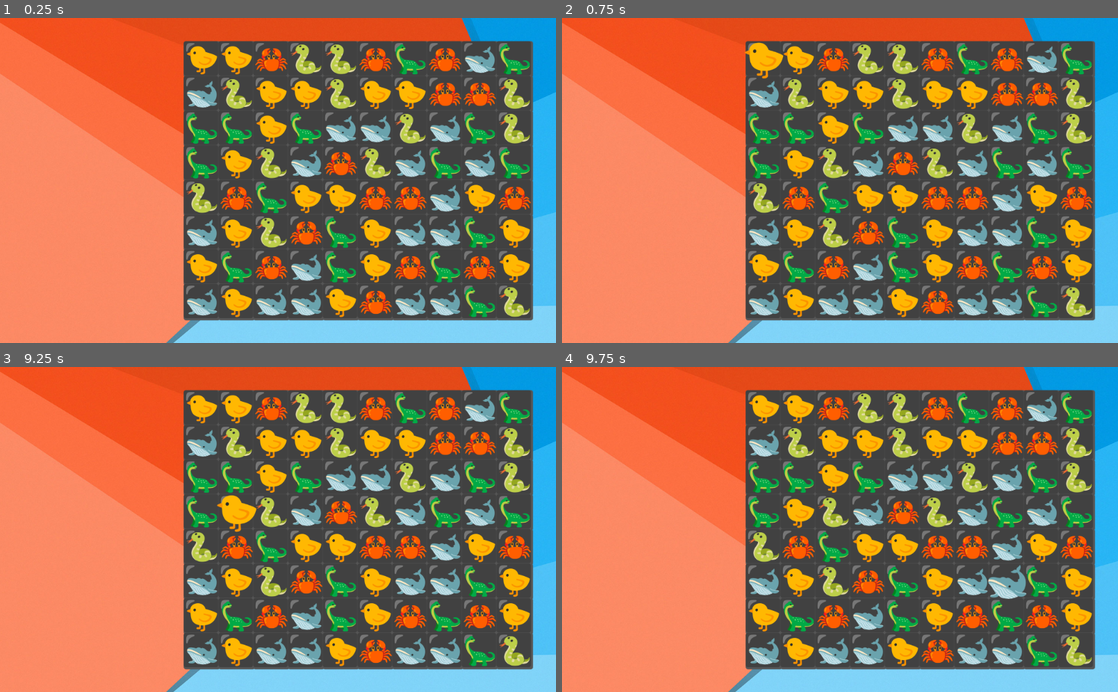
Above: before the commit, frames 1-4 (two rows, left to right).
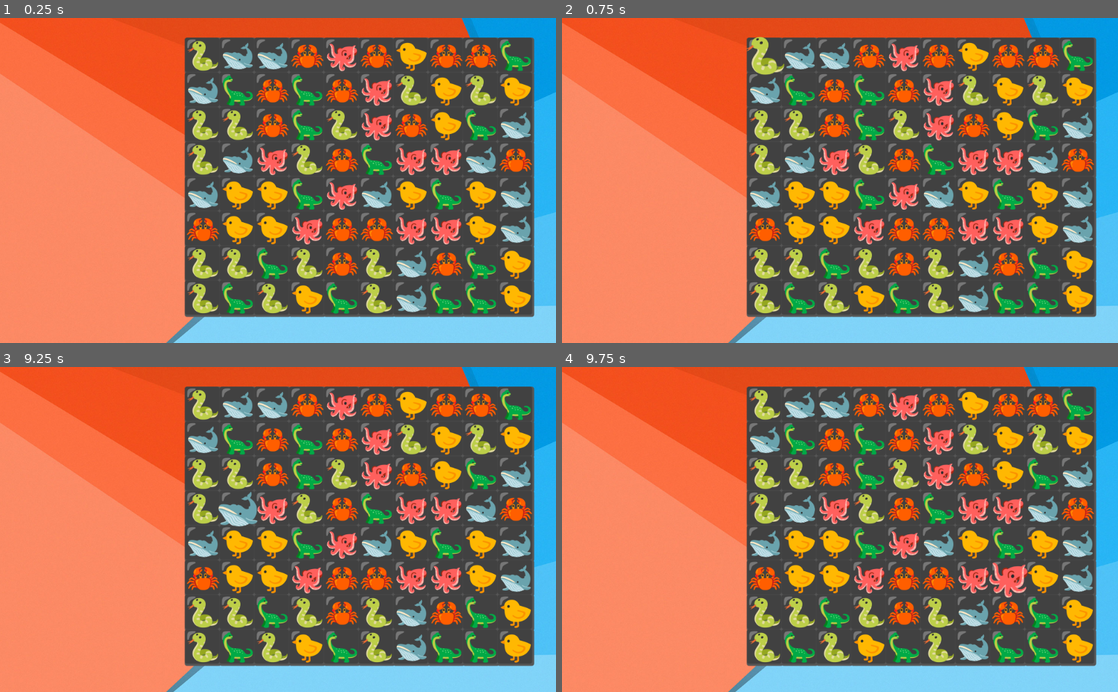
Above: after the commit, the same moments.

Repository: backwardspy/matchies
Game: Godot game, scene res://game.tscn
Two runs of this game, one before a commit and one after it. Both use one fixed random seed, a clock stepped at 60 frames per second and the inputs below.
Inputs (mouse positions are in pixels of both pictures, inside the frame that each line leads up to):
- Up to frame 1 (0.25 s): no input
- Up to frame 2 (0.75 s): tap Enter at 0.5 s; move the mouse to (762, 60) at 0.52 s; click (762, 60) at 0.6 s
- Up to frame 3 (9.25 s): tap Space at 1.25, 2.75, 4.25 s; move the mouse to (200, 441) at 1.27 s; click (200, 441) at 1.35 s; tap Enter at 2, 3.5 s; move the mouse to (200, 477) at 2.02 s; click (200, 477) at 2.1 s; move the mouse to (200, 513) at 2.77 s; click (200, 513) at 2.85 s; move the mouse to (200, 545) at 3.52 s; click (200, 545) at 3.6 s; move the mouse to (200, 581) at 4.27 s; click (200, 581) at 4.35 s; move the mouse to (200, 617) at 5.02 s; click (200, 617) at 5.1 s; move the mouse to (200, 649) at 5.77 s; click (200, 649) at 5.85 s; move the mouse to (239, 409) at 6.52 s; click (239, 409) at 6.6 s; move the mouse to (239, 441) at 7.27 s; click (239, 441) at 7.35 s; move the mouse to (239, 477) at 8.02 s; click (239, 477) at 8.1 s; move the mouse to (239, 513) at 8.77 s; click (239, 513) at 8.85 s
- Up to frame 4 (9.75 s): move the mouse to (1006, 578) at 9.52 s; click (1006, 578) at 9.6 s

The runs differ from the first frame. In frame 1, 30% of the frame differs, in the area x 33-97%, y 5-94%; in frame 2, 31%; in frame 3, 31%; in frame 4, 31%.

Commit message:
swapping, popping, and dropping

Diff:
--- a/matchies/audio_bus.tres
+++ b/matchies/audio_bus.tres
@@ -5,5 +5,5 @@
 bus/1/solo = false
 bus/1/mute = false
 bus/1/bypass_fx = false
-bus/1/volume_db = -11.9576
+bus/1/volume_db = 0.0
 bus/1/send = "Master"
--- a/matchies/board/board.gd
+++ b/matchies/board/board.gd
@@ -1,24 +1,132 @@
+class_name Board
 extends Node2D
 
+# Represents the game board, responsible for the grid of matchies.
+
+enum MatchDirection { LEFT, UP }
+
+const matchie_scene: PackedScene = preload("res://matchies/matchie.tscn")
+const tile_scene: PackedScene = preload("res://board/tile.tscn")
 
 export (int) var columns: int
 export (int) var rows: int
 export (int) var separation: int
 
-
-const matchie_scene: PackedScene = preload("res://matchies/matchie.tscn")
-const tile_scene: PackedScene = preload("res://board/tile.tscn")
-
+var matchie_grid := Array()
+var user_is_dragging := false
+var drag_start_pos := Vector2(-1, -1)
+var action_queue := Array()
 
 onready var tiles := $tiles
 onready var matchies := $matchies
-
-
-var matchie_grid := Array()
-
-
-func _ready():
+onready var block_timer := $block_timer
+
+class Match:
+	var start: Vector2
+	var length: int
+	var direction: int
+
+	func _init(start_: Vector2, length_: int, direction_: int) -> void:
+		self.start = start_
+		self.length = length_
+		self.direction = direction_
+
+func _ready() -> void:
 	randomize()
+	populate_grid()
+
+func _process(_delta: float) -> void:
+	# we ignore input while the block timer is running.
+	if block_timer.time_left <= 0:
+		handle_input()
+
+func handle_input() -> void:
+	# checks for mouse input and adjusts the board state accordingly
+
+	var pressed := Input.is_action_just_pressed("click")
+	var released := Input.is_action_just_released("click")
+	var mouse := get_viewport().get_mouse_position()
+	var in_bounds := is_in_bounds(mouse)
+
+	# out of bounds presses are ignored
+	if pressed and not in_bounds:
+		return
+
+	# any release cancels current drag
+	if user_is_dragging and released:
+		end_drag(Vector2(-1, -1))
+		return
+
+	var grid_pos := world_to_grid(mouse)
+
+	# in bounds presses start a drag
+	if not user_is_dragging and pressed and in_bounds:
+		start_drag(grid_pos)
+
+	# in bounds movement off drag tile ends a drag
+	if user_is_dragging and in_bounds and grid_pos != drag_start_pos:
+		# but only if it's not diagonal
+		if grid_pos.x == drag_start_pos.x or grid_pos.y == drag_start_pos.y:
+			end_drag(grid_pos)
+		else:
+			end_drag(Vector2(-1, -1))
+
+func start_drag(start_pos: Vector2) -> void:
+	# starts a drag action from a position on the grid
+
+	user_is_dragging = true
+	drag_start_pos = start_pos
+
+func end_drag(end_pos: Vector2) -> void:
+	# finishes a drag action on a grid position
+
+	if end_pos.x >= 0 and end_pos.y >= 0 and end_pos != drag_start_pos:
+		perform_swap(drag_start_pos, end_pos)
+
+	user_is_dragging = false
+	drag_start_pos = Vector2(-1, -1)
+
+func is_in_bounds(check: Vector2) -> bool:
+	# checks if the given world position is on the board
+
+	var width := columns * separation
+	var height := rows * separation
+	return (
+		check.x >= position.x and
+		check.y >= position.y and
+		check.x < position.x + width and
+		check.y < position.y + height
+	)
+
+func perform_swap(from: Vector2, to: Vector2) -> void:
+	# swaps two matchies and queues up a match check
+
+	if (
+		from.x < 0 or to.x < 0 or from.x >= columns or to.x >= columns or
+		from.y < 0 or to.y < 0 or from.y >= rows or to.y >= rows
+	):
+		return
+
+	var from_matchie: Matchie = matchie_grid[from.x][from.y]
+	var to_matchie: Matchie = matchie_grid[to.x][to.y]
+
+	matchie_grid[to.x][to.y] = from_matchie
+	matchie_grid[from.x][from.y] = to_matchie
+
+	if from_matchie:
+		from_matchie.move(grid_to_local(to))
+
+	if to_matchie:
+		to_matchie.move(grid_to_local(from))
+
+	UIAudio.get_node("swap").play()
+
+	# queue up a match check once the swap is mostly done
+	block_timer.start(Matchie.SWAP_ANIM_DURATION / 2)
+	action_queue.append("check_for_matches")
+
+func populate_grid() -> void:
+	# fills the board with random matchies
 
 	for i in columns:
 		matchie_grid.append(Array())
@@ -34,8 +142,9 @@
 				matchie.matchie_type = random_matchie_type()
 				attempts -= 1
 
-			# position the matchie and add it to the scene
-			matchie.position = grid_to_world(i, j)
+			# finalise the matchie node and add it to the scene
+			matchie.name = Matchie.MatchieType.keys()[matchie.matchie_type]
+			matchie.position = grid_to_local(Vector2(i, j))
 			matchies.add_child(matchie)
 
 			# add a corresponding background tile
@@ -43,42 +152,224 @@
 			tile.position = matchie.position
 			tiles.add_child(tile)
 
-
 func has_match_at_position(i: int, j: int) -> bool:
-	# we always search right to left, bottom to top as this allows us to find
-	# matches even while the board is being generated
-	var matchie_type: int = matchie_grid[i][j].matchie_type
-
-	if (
-		i >= 2 and
-		has_type_at_position(i - 1, j, matchie_type) and
-		has_type_at_position(i - 2, j, matchie_type)
-	):
-		return true
-
-	if (
-		j >= 2 and
-		has_type_at_position(i, j - 1, matchie_type) and
-		has_type_at_position(i, j - 2, matchie_type)
-	):
-		return true
+	# checks for any match at the given grid position
+
+	return horizontal_match_length(i, j) >= 3 or vertical_match_length(i, j) >= 3
+
+func clear_match(m: Match) -> void:
+	# removes a matched group of matchies from the grid
+
+	var direction := Vector2(-1, 0) if m.direction == MatchDirection.LEFT else Vector2(0, -1)
+	for i in m.length:
+		var pos: Vector2 = m.start + direction * i
+
+		var matchie: Matchie = matchie_grid[pos.x][pos.y]
+		if matchie:
+			matchie.pop(i)
+			matchie_grid[pos.x][pos.y] = null
+
+func check_for_matches() -> void:
+	# find all matches on the board and clears them, then settles the grid.
+
+	var matches := find_all_matches()
+
+	if not matches:
+		return
+
+	for m in matches:
+		clear_match(m)
+
+	# wait for matches to clear, then settle the grid
+	block_timer.start(Matchie.POP_ANIM_DURATION)
+	action_queue.append("settle_grid")
+
+func settle_grid() -> void:
+	# moves all matchies down until there is no empty space below
+
+	var sequence := 0
+	for i in columns:
+		for j in range(rows - 1, 0, -1):
+			var matchie: Matchie = matchie_grid[i][j]
+			if not matchie:
+				if not pull_matchie_down(i, j, sequence):
+					# nothing left above, skip the rest of this column
+					break
+				sequence += 1
+
+	spawn_new_matchies(sequence)
+	# wait for grid to settle then fill the spaces with new matchies
+#	block_timer.start(Matchie.SWAP_ANIM_DURATION / 2)
+#	action_queue.append("spawn_new_matchies")
+
+func pull_matchie_down(i: int, j: int, sequence: int) -> bool:
+	# given a free space (i, j), try to find a matchie above to place in this slot.
+	# returns true if this was possible
+
+	# we can't pull anything down if this is the top row
+	if j <= 0:
+		return false
+
+	for row in range(j - 1, -1, -1):
+		var matchie: Matchie = matchie_grid[i][row]
+		if matchie:
+			matchie_grid[i][row] = null
+			matchie_grid[i][j] = matchie
+			matchie.slide(grid_to_local(Vector2(i, j)), false, sequence)
+			return true
 
 	return false
 
+func spawn_new_matchies(sequence: int) -> void:
+	# fills all free spaces with new random matchies
+	for i in columns:
+		for j in rows:
+			if matchie_grid[i][j]:
+				continue
+
+			var matchie: Matchie = matchie_scene.instance()
+			matchie_grid[i][j] = matchie
+			matchie.matchie_type = random_matchie_type()
+
+			var final_position := grid_to_local(Vector2(i, j))
+			matchie.position = final_position - Vector2(0, separation)
+			matchies.add_child(matchie)
+			matchie.slide(final_position, true, sequence)
+			sequence += 1
+
+	# wait for grid to settle then check for new matches
+	block_timer.start(Matchie.SLIDE_ANIM_DURATION)
+	action_queue.append("check_for_matches")
+
+func find_all_matches() -> Array:
+	# find & return an array of matches on the board
+
+	var matches := Array()
+	matches.append_array(find_vertical_matches())
+	matches.append_array(find_horizontal_matches())
+	return matches
+
+func find_vertical_matches() -> Array:
+	# find and return all vertically aligned matches on the board
+
+	var matches := Array()
+
+	# used to skip checking tiles when a match is found
+	var skip := 0
+
+	for i in columns:
+		for j in range(rows - 1, 1, -1):
+			if skip > 0:
+				skip -= 1
+				continue
+
+			var match_length := vertical_match_length(i, j)
+
+			if match_length >= 3:
+				matches.append(Match.new(Vector2(i, j), match_length, MatchDirection.UP))
+
+			# we can skip remaining matched pieces, since we've already found the longest option
+			skip = match_length - 1
+
+	return matches
+
+func find_horizontal_matches() -> Array:
+	# find and return all horizontally aligned matches on the board
+
+	var matches := Array()
+
+	# used to skip checking tiles when a match is found
+	var skip := 0
+
+	for j in rows:
+		for i in range(columns - 1, 1, -1):
+			if skip > 0:
+				skip -= 1
+				continue
+
+			var match_length := horizontal_match_length(i, j)
+
+			if match_length >= 3:
+				matches.append(Match.new(Vector2(i, j), match_length, MatchDirection.LEFT))
+
+			# we can skip matched pieces, since we've already found the longest option
+			skip = match_length - 1
+
+	return matches
+
+func horizontal_match_length(i: int, j: int) -> int:
+	# starting at (i, j) move left and count instances of this tile
+
+	var matchie: Matchie = matchie_grid[i][j]
+	if not matchie:
+		return 0
+
+	var matchie_type: int = matchie.matchie_type
+	var count := 1
+
+	while i > 0:
+		i -= 1
+		if has_type_at_position(i, j, matchie_type):
+			count += 1
+		else:
+			break
+
+	return count
+
+func vertical_match_length(i: int, j: int) -> int:
+	# starting at (i, j) move up and count instances of this tile
+
+	var matchie: Matchie = matchie_grid[i][j]
+	if not matchie:
+		return 0
+
+	var matchie_type: int = matchie.matchie_type
+	var count := 1
+
+	while j > 0:
+		j -= 1
+		if has_type_at_position(i, j, matchie_type):
+			count += 1
+		else:
+			break
+
+	return count
 
 func has_type_at_position(i: int, j: int, matchie_type: int) -> bool:
 	# test if the given type is at the given position
 	# silently ignores indexing errors (and returns false)
+
 	if i < 0 or i >= columns or j < 0 or j >= rows:
 		return false
 
-	return matchie_grid[i][j].matchie_type == matchie_type
-
-
-func grid_to_world(i: int, j: int) -> Vector2:
-	return Vector2(i * separation, j * separation)
-
+	var matchie: Matchie = matchie_grid[i][j]
+	if matchie:
+		return matchie.matchie_type == matchie_type
+
+	return false
+
+func grid_to_local(grid: Vector2) -> Vector2:
+	# convert a grid coordinate to a local space coordinate
+
+	return Vector2(grid.x * separation, grid.y * separation)
+
+func world_to_grid(world: Vector2) -> Vector2:
+	# convert a world position to a grid coordinate
+
+	return Vector2(
+		int((world.x - position.x) / separation),
+		int((world.y - position.y) / separation)
+	)
 
 func random_matchie_type() -> int:
+	# pick a random matchie type
+
 	var options := Matchie.MatchieType.values()
 	return options[randi() % Matchie.MatchieType.size()]
+
+func _on_block_timer_timeout():
+	# execute actions in the action queue
+
+	while action_queue.size() > 0:
+		var action: String = action_queue.pop_front()
+		call_deferred(action)
--- a/matchies/board/board.tscn
+++ b/matchies/board/board.tscn
@@ -5,6 +5,11 @@
 [node name="board" type="Node2D"]
 script = ExtResource( 1 )
 
+[node name="block_timer" type="Timer" parent="."]
+one_shot = true
+
 [node name="tiles" type="Node2D" parent="."]
 
-[node name="matchies" type="Node2D" parent="."]
+[node name="matchies" type="YSort" parent="."]
+
+[connection signal="timeout" from="block_timer" to="." method="_on_block_timer_timeout"]
--- a/matchies/board/tile.tscn
+++ b/matchies/board/tile.tscn
@@ -5,5 +5,6 @@
 [node name="tile" type="Node2D"]
 
 [node name="sprite" type="Sprite" parent="."]
+position = Vector2( 28, 28 )
 scale = Vector2( 0.6, 0.6 )
 texture = ExtResource( 1 )
--- a/matchies/game.tscn
+++ b/matchies/game.tscn
@@ -11,7 +11,7 @@
 texture = ExtResource( 1 )
 
 [node name="board" parent="." instance=ExtResource( 2 )]
-position = Vector2( 371.985, 76.4142 )
+position = Vector2( 346, 42 )
 columns = 10
 rows = 8
 separation = 64
--- a/matchies/matchies/matchie.gd
+++ b/matchies/matchies/matchie.gd
@@ -1,5 +1,7 @@
+class_name Matchie
 extends Node2D
-class_name Matchie
+
+# represents a matchie, one creature on the board that can be matched.
 
 enum MatchieType {
 	BABY_CHICK,
@@ -7,20 +9,90 @@
 	SAUROPOD,
 	SNAKE,
 	WHALE,
+	OCTOPUS,
 }
 
-export (MatchieType) var matchie_type: int
-
-const matchie_type_sprites := {
+const SLIDE_ANIM_DURATION = 1.0
+const SWAP_ANIM_DURATION = 0.6
+const POP_ANIM_DURATION = 0.3
+const MATCHIE_TYPE_SPRITES := {
 	MatchieType.BABY_CHICK: preload("res://matchies/sprites/baby-chick.png"),
 	MatchieType.CRAB: preload("res://matchies/sprites/crab.png"),
 	MatchieType.SAUROPOD: preload("res://matchies/sprites/sauropod.png"),
 	MatchieType.SNAKE: preload("res://matchies/sprites/snake.png"),
 	MatchieType.WHALE: preload("res://matchies/sprites/whale.png"),
+	MatchieType.OCTOPUS: preload("res://matchies/sprites/octopus.png"),
 }
 
+export (MatchieType) var matchie_type: int
+
 onready var sprite := $sprite_node/sprite
-
+onready var tween := $tween
 
 func _ready() -> void:
-	sprite.texture = matchie_type_sprites[matchie_type]
+	sprite.texture = MATCHIE_TYPE_SPRITES[matchie_type]
+
+func move(to: Vector2, sequence: int = 0) -> void:
+	# smoothly move to a new position.
+	# sequence delays the transition for a rippling effect.
+
+	var delay := sequence * 0.02
+
+	tween.interpolate_property(
+		self, "position",
+		position, to,
+		SWAP_ANIM_DURATION,
+		Tween.TRANS_ELASTIC, Tween.EASE_OUT,
+		delay
+	)
+	tween.start()
+
+func slide(to: Vector2, fade_in: bool = false, sequence: int = 0) -> void:
+	# smoothly slide to a new position, with a bounce.
+	# like a bouncy slower version of move.
+	# sequence delays the transition for a rippling effect.
+
+	var delay := sequence * 0.02
+
+	if fade_in:
+		modulate.a = 0
+
+	tween.interpolate_property(
+		self, "position",
+		position, to,
+		SLIDE_ANIM_DURATION,
+		Tween.TRANS_BOUNCE, Tween.EASE_OUT,
+		delay
+	)
+	if fade_in:
+		tween.interpolate_property(
+			self, "modulate",
+			Color(1, 1, 1, 0), Color(1, 1, 1, 1),
+			SLIDE_ANIM_DURATION / 2,
+			Tween.TRANS_LINEAR, Tween.EASE_OUT,
+			delay
+		)
+	tween.start()
+
+func pop(sequence: int = 0) -> void:
+	# expand & fade out the matchie, then disappear.
+	# sequence delays the transition for a rippling effect.
+
+	var delay := sequence * 0.05
+
+	tween.interpolate_property(
+		sprite, "scale",
+		sprite.scale, Vector2(2, 2),
+		POP_ANIM_DURATION,
+		Tween.TRANS_LINEAR, Tween.EASE_OUT,
+		delay
+	)
+	tween.interpolate_property(
+		self, "modulate",
+		Color(1, 1, 1, 1), Color(1, 1, 1, 0),
+		POP_ANIM_DURATION,
+		Tween.TRANS_LINEAR, Tween.EASE_OUT,
+		delay
+	)
+	tween.interpolate_callback(UIAudio.get_node("pop"), delay, "play")
+	tween.start()
--- a/matchies/matchies/matchie.tscn
+++ b/matchies/matchies/matchie.tscn
@@ -11,6 +11,7 @@
 script = ExtResource( 2 )
 
 [node name="sprite_node" type="Node2D" parent="."]
+position = Vector2( 28, 28 )
 script = ExtResource( 3 )
 
 [node name="mouse_area" type="Area2D" parent="sprite_node"]
@@ -22,5 +23,7 @@
 scale = Vector2( 0.5, 0.5 )
 texture = ExtResource( 1 )
 
+[node name="tween" type="Tween" parent="."]
+
 [connection signal="mouse_entered" from="sprite_node/mouse_area" to="sprite_node" method="_on_mouse_area_mouse_entered"]
 [connection signal="mouse_exited" from="sprite_node/mouse_area" to="sprite_node" method="_on_mouse_area_mouse_exited"]
--- a/matchies/matchies/matchie_sprite.gd
+++ b/matchies/matchies/matchie_sprite.gd
@@ -1,8 +1,8 @@
 extends Node2D
 
+# the sprite of a matchie. gives some feedback when hovered over.
 
 var hovered := false
-
 
 func _process(dt: float) -> void:
 	var target_scale := 1.3 if hovered else 1.0
@@ -10,11 +10,8 @@
 
 	scale = lerp(scale, target_scale_vec, dt * 10)
 
-
 func _on_mouse_area_mouse_entered() -> void:
 	hovered = true
-	UIAudio.get_node("hover").play(0.05)
-
 
 func _on_mouse_area_mouse_exited() -> void:
 	hovered = false
--- a/matchies/project.godot
+++ b/matchies/project.godot
@@ -10,11 +10,17 @@
 
 _global_script_classes=[ {
 "base": "Node2D",
+"class": "Board",
+"language": "GDScript",
+"path": "res://board/board.gd"
+}, {
+"base": "Node2D",
 "class": "Matchie",
 "language": "GDScript",
 "path": "res://matchies/matchie.gd"
 } ]
 _global_script_class_icons={
+"Board": "",
 "Matchie": ""
 }
 
@@ -32,6 +38,14 @@
 
 UIAudio="*res://ui/ui_audio.tscn"
 
+[input]
+
+click={
+"deadzone": 0.5,
+"events": [ Object(InputEventMouseButton,"resource_local_to_scene":false,"resource_name":"","device":0,"alt":false,"shift":false,"control":false,"meta":false,"command":false,"button_mask":0,"position":Vector2( 0, 0 ),"global_position":Vector2( 0, 0 ),"factor":1.0,"button_index":1,"pressed":false,"doubleclick":false,"script":null)
+ ]
+}
+
 [physics]
 
 common/enable_pause_aware_picking=true
--- a/matchies/ui/ui_audio.tscn
+++ b/matchies/ui/ui_audio.tscn
@@ -1,9 +1,14 @@
-[gd_scene load_steps=2 format=2]
+[gd_scene load_steps=3 format=2]
 
-[ext_resource path="res://ui/audio/rollover4.ogg" type="AudioStream" id=1]
+[ext_resource path="res://ui/audio/pop.ogg" type="AudioStream" id=1]
+[ext_resource path="res://ui/audio/rollover6.ogg" type="AudioStream" id=2]
 
 [node name="ui_audio" type="Node"]
 
-[node name="hover" type="AudioStreamPlayer" parent="."]
+[node name="swap" type="AudioStreamPlayer" parent="."]
+stream = ExtResource( 2 )
+bus = "UI"
+
+[node name="pop" type="AudioStreamPlayer" parent="."]
 stream = ExtResource( 1 )
 bus = "UI"
Binary file added: matchies/board/sprites/black-circle.png
Not shown, added: matchies/board/sprites/black-circle.png.import
Binary file added: matchies/board/sprites/white-large-square.png
Not shown, added: matchies/board/sprites/white-large-square.png.import
Not shown, added: matchies/matchies/bells.wav.import
Binary file added: matchies/matchies/sprites/octopus.png
Not shown, added: matchies/matchies/sprites/octopus.png.import
Not shown, added: matchies/ui/audio/bells.wav.import
Not shown, added: matchies/ui/audio/pop.ogg.import
Not shown, added: matchies/ui/audio/pop1.ogg.import
Not shown, added: matchies/ui/audio/pop2.ogg.import
Not shown, added: matchies/ui/audio/pop3.ogg.import
(and 6 more such lines)
